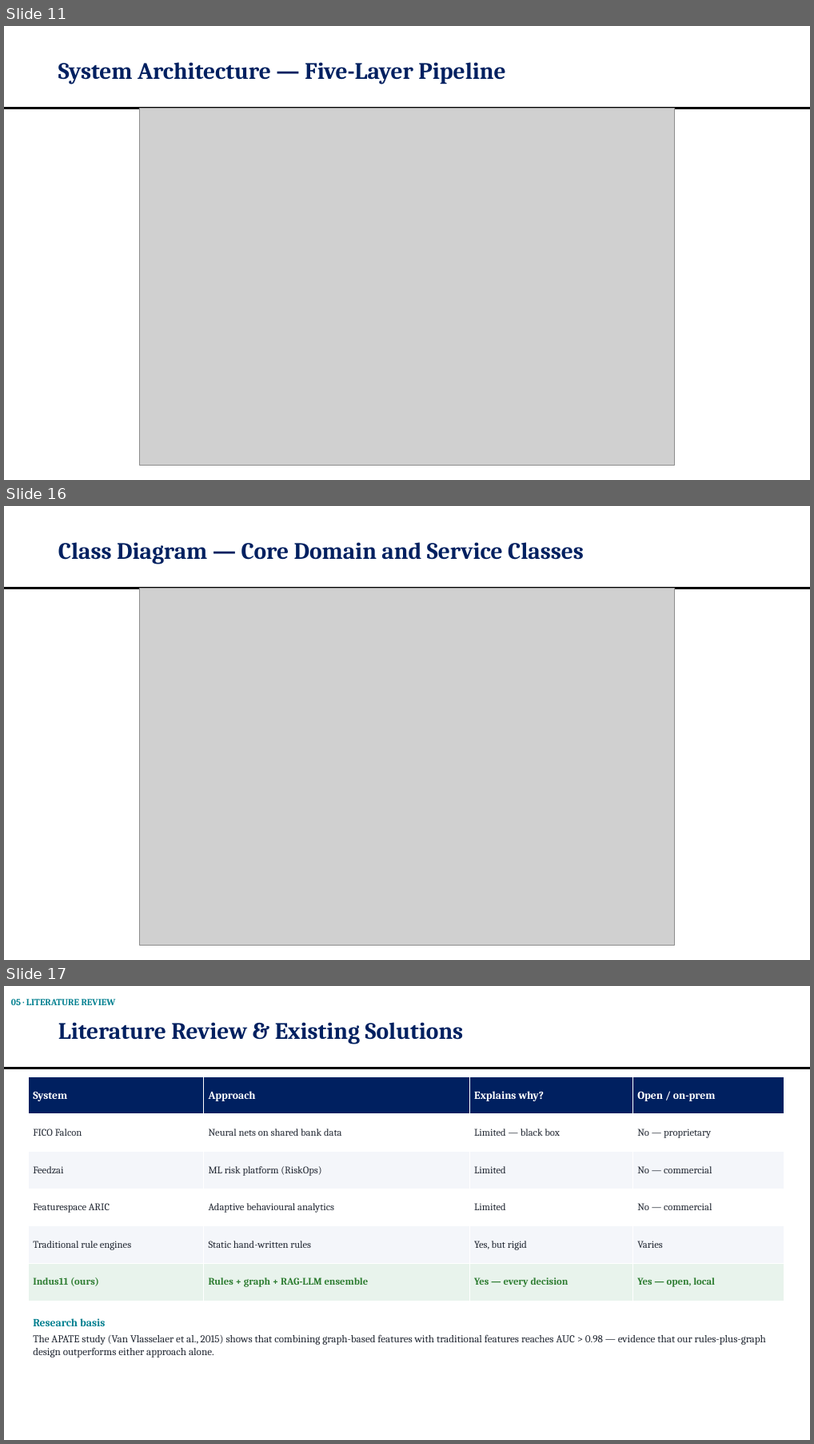
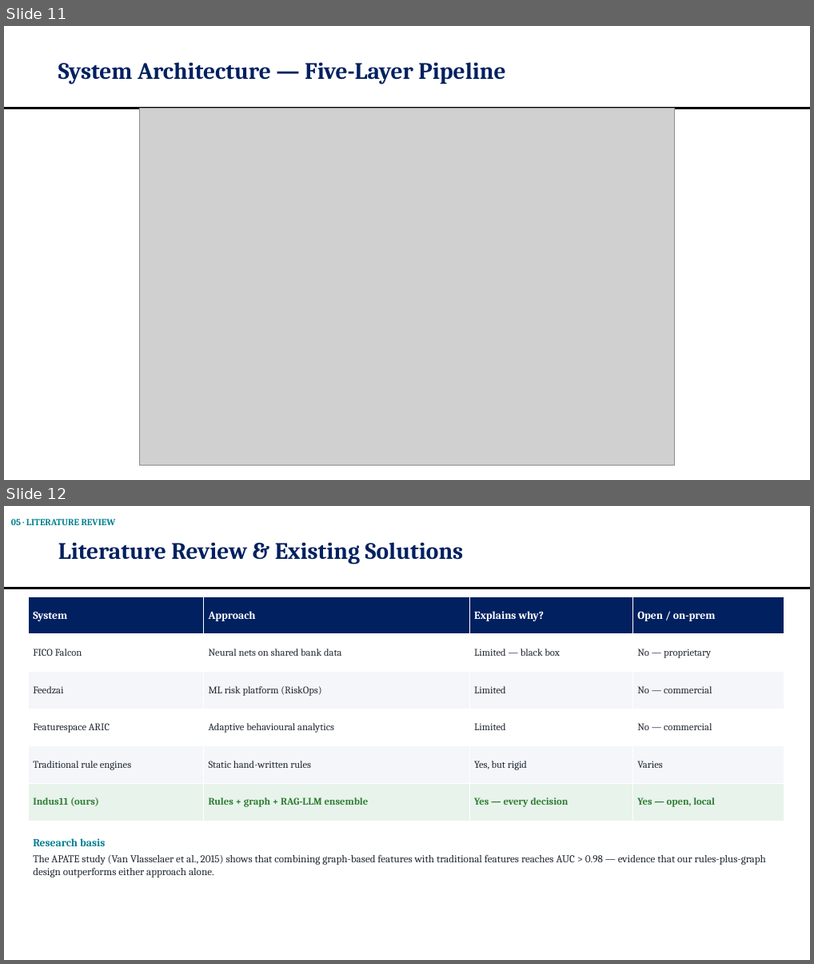
Before and after one commit to OMJOSHI15/indus11, a slide deck: docs/Indus11-Final-Review.pptx. Shown one above the other, each under a label of ours: slides 11, 16 and 17 before the commit, slides 11 and 12 after it; the slides between them are not shown. The pictures are 814x1444 and 814x964 pixels, drawn with LibreOffice and Linux fonts; fonts in the diff are those of the drawing; grey boxes stand for pictures. Boxes give left, top, right and bottom in pixels: in the first picture for what was removed or moved away, otherwise in the second. Text is boxed around its words. In the diff, an @@ line names an element or a change of style, - is before the commit and + after.

```diff
--- a/docs/Indus11-Final-Review.pptx
+++ b/docs/Indus11-Final-Review.pptx
@@ slide 16 removed at [4,506,810,960], background #FFFFFF; not listed: 1 template element that a slide beside it also shows @@
@@ title removed at [58,542,584,564] @@
-Class Diagram — Core Domain and Service Classes
@@ picture removed at [139,588,675,944] @@
@@ what was slide 17 is now slide 12 @@
```
Also in this commit, not shown: 4 other slides removed.
